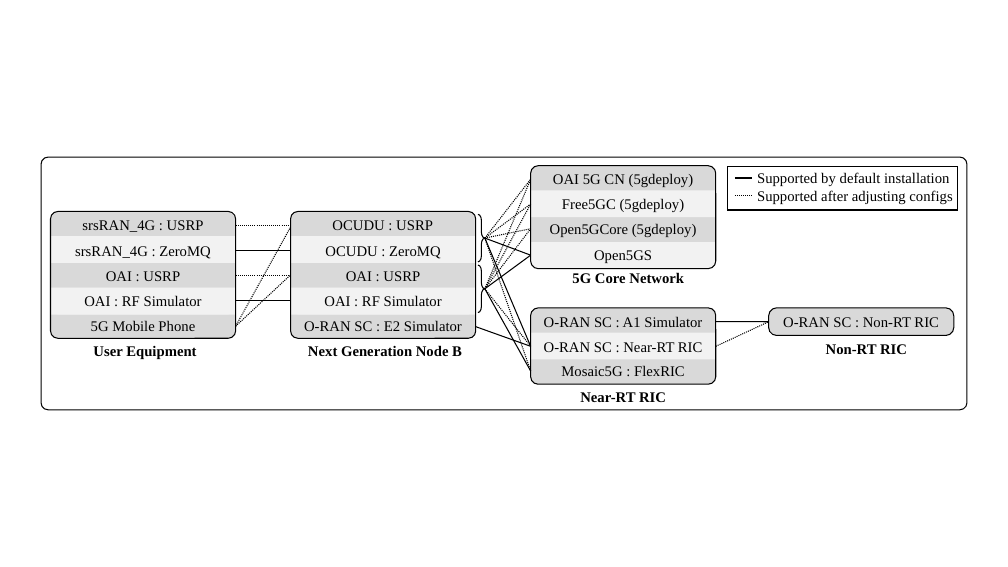
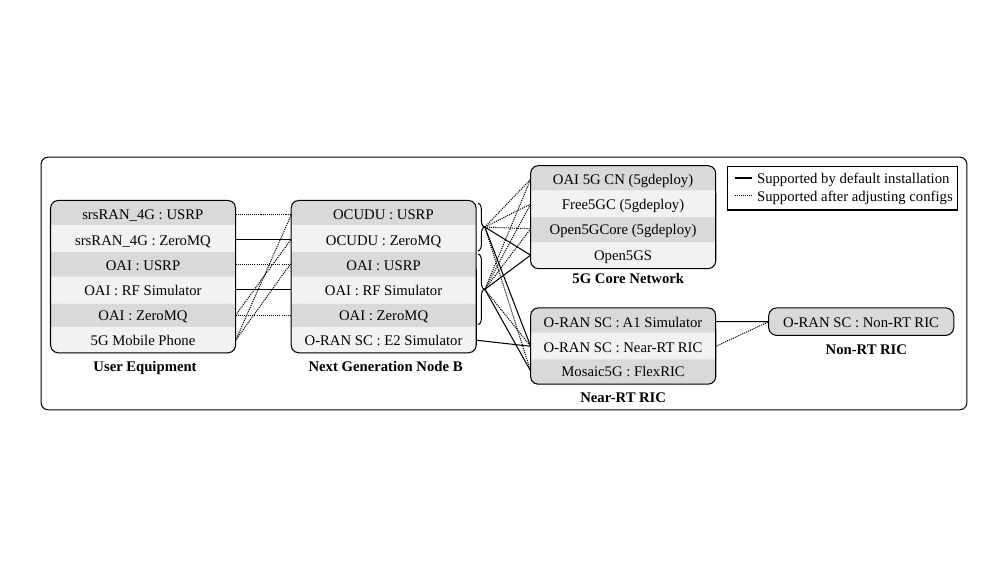
Before and after one commit to usnistgov/O-RAN-Testbed-Automation, a slide deck: slide 3 of RAN_Intelligent_Controllers/research/Diagrams.pptx. Drawn at 1008x567 pixels with LibreOffice and Linux fonts; fonts in the diff are those of the drawing. Boxes give left, top, right and bottom in pixels: in the first picture for what was removed or moved away, otherwise in the second. Text is boxed around its words. In the diff, an @@ line names an element or a change of style, - is before the commit and + after.

Commit message:
Add "OAI : ZeroMQ" to support diagrams, and new connection from OAI UE to OCUDU

```diff
--- a/RAN_Intelligent_Controllers/research/Diagrams.pptx
+++ b/RAN_Intelligent_Controllers/research/Diagrams.pptx
@@ line moved from (485, 238) - (531, 179) to (485, 227) - (531, 179) @@
@@ rounded rectangle: place and size @@
-rounded rectangle at (51,212,236,339)
+rounded rectangle at (51,200,236,353)
@@ rounded rectangle at (51,200,236,353): proportions changed @@
@@ rounded rectangle: place and size @@
-rounded rectangle at (51,212,236,339)
+rounded rectangle at (51,200,236,354)
@@ rounded rectangle at (291,200,476,353): proportions changed @@
@@ rounded rectangle: place and size @@
-rounded rectangle at (290,212,476,339)
+rounded rectangle at (291,200,476,353)
@@ rounded rectangle: place and size @@
-rounded rectangle at (290,212,476,339)
+rounded rectangle at (291,200,476,354)
@@ line moved from (485, 238) - (531, 204) to (485, 227) - (531, 204) @@
@@ line moved from (236, 326) - (292, 225) to (236, 340) - (292, 214) @@
@@ line moved from (485, 238) - (531, 371) to (485, 227) - (531, 371) @@
@@ line moved from (485, 238) - (531, 346) to (485, 227) - (531, 346) @@
@@ line moved from (485, 238) - (531, 229) to (485, 227) - (531, 229) @@
@@ line moved from (485, 238) - (531, 256) to (485, 227) - (531, 256) @@
@@ line moved from (236, 326) - (290, 275) to (236, 340) - (290, 264) @@
@@ group added at (51,240,476,353): 2 texts, 2 round same rects, 2 lines @@
+OAI : ZeroMQ
+OAI : ZeroMQ
@@ right brace: place and size @@
-right brace at (478,265,485,313)
+right brace at (478,254,485,324)
@@ 8 texts, 4 lines, 4 rectangles, 2 round same rects, 1 right brace: place and size @@
-8 texts, 4 lines, 4 rectangles, 2 round same rects, 1 right brace at (51,215,485,315)
+8 texts, 4 lines, 4 rectangles, 2 round same rects, 1 right brace at (51,203,485,303)
@@ 4 texts: place and size @@
-4 texts at (91,320,462,359)
+4 texts at (91,334,463,374)
@@ line moved from (475, 326) - (531, 346) to (476, 340) - (531, 346) @@
```
Also in this commit, not shown: 1 other slide changed, 2 other files.
